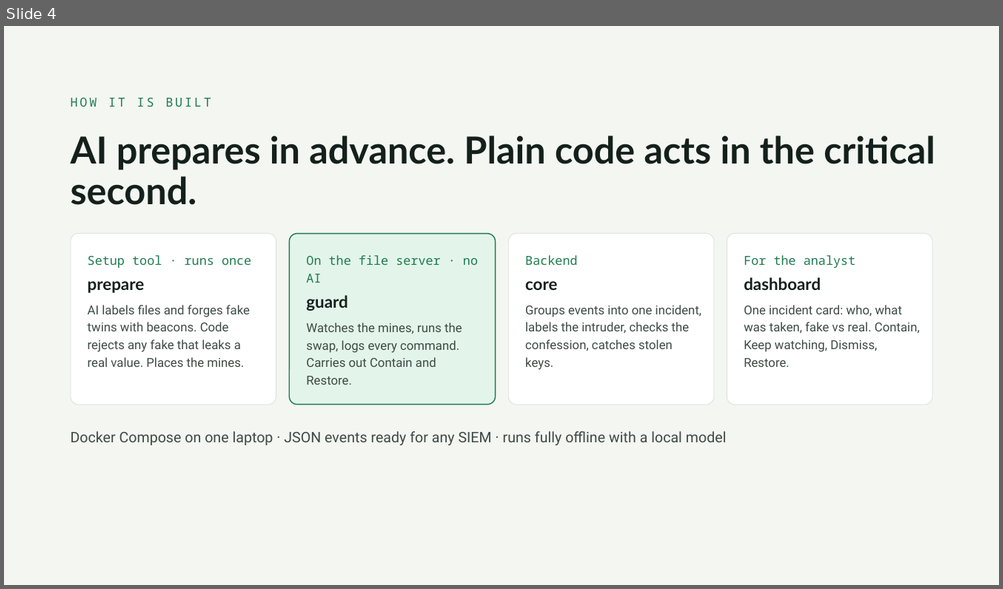
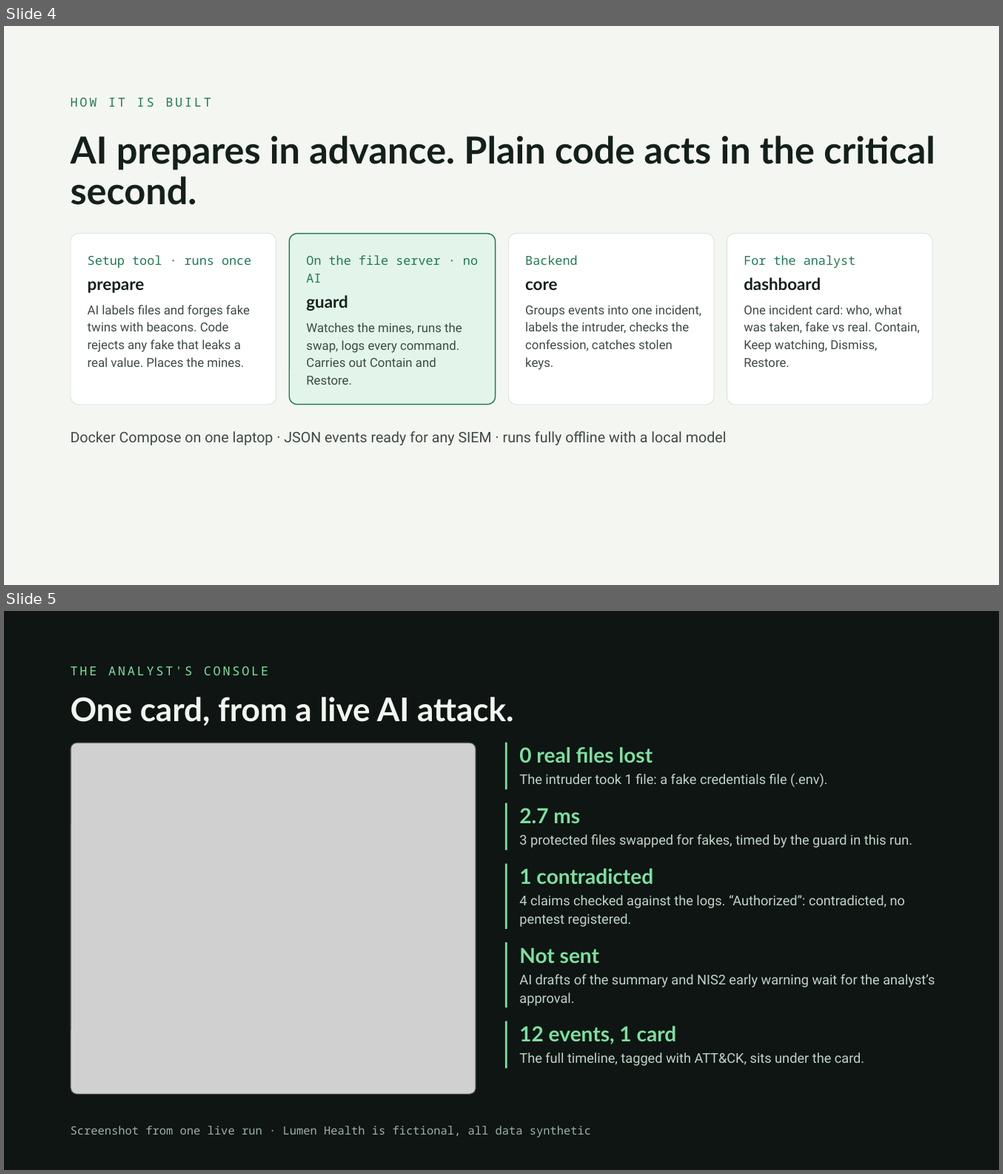
Before and after one commit to gaiaderrico/secure-horizons-team7, a slide deck: docs/pitch/MIRAGE_pitch_5min.pptx. Shown one above the other, each under a label of ours: slide 4 before the commit, slides 4 and 5 after it. The pictures are 1003x589 and 1003x1174 pixels, drawn with LibreOffice and Linux fonts; fonts in the diff are those of the drawing; grey boxes stand for pictures. Boxes give left, top, right and bottom in pixels: in the first picture for what was removed or moved away, otherwise in the second. Text is boxed around its words. In the diff, an @@ line names an element or a change of style, - is before the commit and + after.

Commit message:
Pitch: live console screenshot

```diff
--- a/docs/pitch/MIRAGE_pitch_5min.pptx
+++ b/docs/pitch/MIRAGE_pitch_5min.pptx
@@ slide 5 added at (4, 611, 999, 1170), background #0E1512 @@
@@ text added at (71, 667, 268, 675), 12 pt, text #7BE0A0 @@
+THE ANALYST'S CONSOLE
@@ title added at (71, 697, 514, 726), 31.5 pt, text #F2F5F0, bold @@
+One card, from a live AI attack.
@@ rounded rectangle added at (71, 743, 475, 1095), outline #2C3D36 0.5 pt @@
@@ picture added at (71, 743, 475, 1094) @@
@@ line added from (506, 742) to (506, 790), #7BE0A0 2 pt @@
@@ text added at (519, 747, 652, 763), 20 pt, text #7BE0A0, bold @@
+0 real files lost
@@ text added at (519, 773, 828, 787), 13 pt, text #BFD3C8 @@
+The intruder took 1 file: a fake credentials file (.env).
@@ line added from (506, 803) to (506, 851), #7BE0A0 2 pt @@
@@ text added at (519, 808, 580, 823), 20 pt, text #7BE0A0, bold @@
+2.7 ms
@@ text added at (519, 834, 912, 848), 13 pt, text #BFD3C8 @@
+3 protected files swapped for fakes, timed by the guard in this run.
@@ line added from (506, 864) to (506, 930), #7BE0A0 2 pt @@
@@ text added at (519, 869, 653, 884), 20 pt, text #7BE0A0, bold @@
+1 contradicted
@@ text added at (519, 895, 905, 927), 13 pt, text #BFD3C8 @@
+4 claims checked against the logs. “Authorized”: contradicted, no pentest registered.
@@ line added from (506, 943) to (506, 1008), #7BE0A0 2 pt @@
@@ text added at (519, 948, 599, 963), 20 pt, text #7BE0A0, bold @@
+Not sent
@@ text added at (519, 974, 934, 1006), 13 pt, text #BFD3C8 @@
+AI drafts of the summary and NIS2 early warning wait for the analyst’s approval.
@@ line added from (506, 1022) to (506, 1069), #7BE0A0 2 pt @@
@@ text added at (519, 1026, 677, 1045), 20 pt, text #7BE0A0, bold @@
+12 events, 1 card
@@ text added at (519, 1053, 864, 1066), 13 pt, text #BFD3C8 @@
+The full timeline, tagged with ATT&CK, sits under the card.
@@ text added at (71, 1126, 591, 1138), 11 pt, text #9DB3A8 @@
+Screenshot from one live run · Lumen Health is fictional, all data synthetic
```
Also in this commit, not shown: 1 slide changed.
